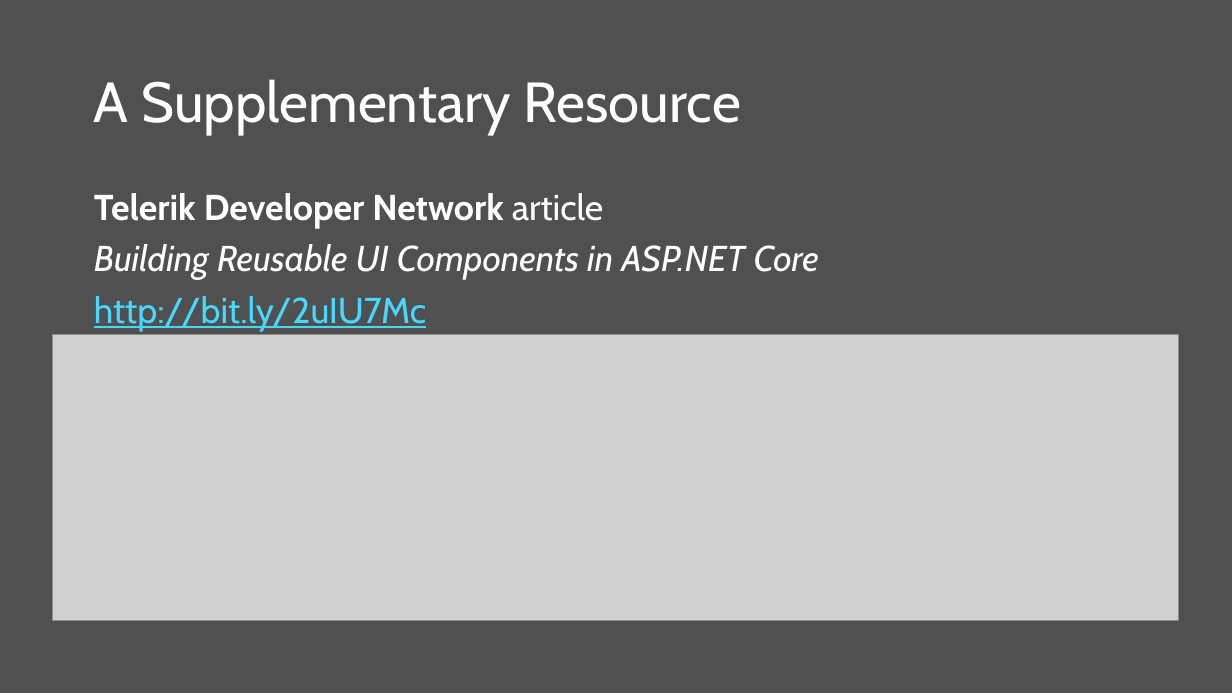
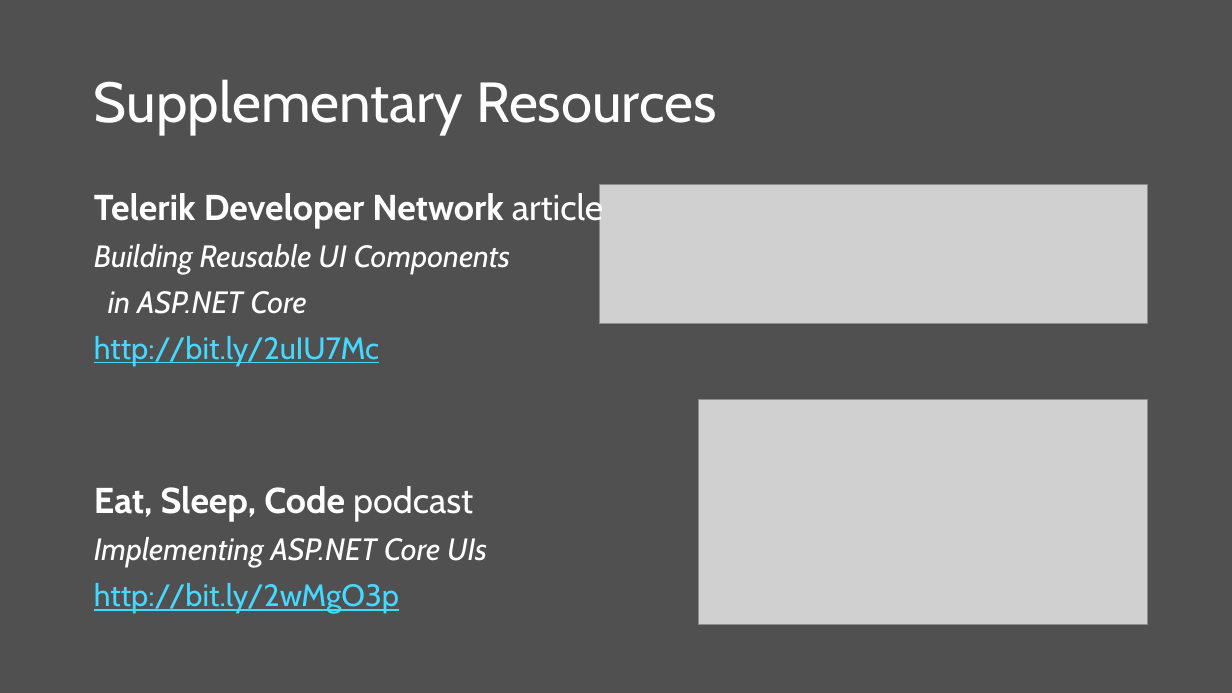
Before and after one commit to scottaddie/slide-decks, a slide deck: slide 19 of Building Reusable UI Components in ASP.NET Core MVC.pptx. Drawn at 1232x693 pixels with LibreOffice and Linux fonts; fonts in the diff are those of the drawing; grey boxes stand for pictures. Boxes give left, top, right and bottom in pixels: in the first picture for what was removed or moved away, otherwise in the second. Text is boxed around its words. In the diff, an @@ line names an element or a change of style, - is before the commit and + after.

Commit message:
Update resources and links

```diff
--- a/Building Reusable UI Components in ASP.NET Core MVC.pptx
+++ b/Building Reusable UI Components in ASP.NET Core MVC.pptx
@@ title at bbox=[94, 79, 717, 135]: text changed @@
-A Supplementary Resource
+Supplementary Resources
@@ picture: place and size @@
-picture at bbox=[53, 335, 1179, 620]
+picture at bbox=[599, 185, 1147, 324]
@@ text at bbox=[94, 244, 510, 314]: text changed; size 28 to 24 pt @@
-Building Reusable UI Components in ASP.NET Core
+Building Reusable UI Components
+in ASP.NET Core
@@ text at bbox=[94, 336, 379, 366]: size 28 to 24 pt in "http://bit.ly/2uIU7Mc" @@
@@ picture added at bbox=[699, 399, 1148, 624] @@
@@ text at bbox=[94, 486, 487, 613]: paragraphs added @@
+Eat, Sleep, Code podcast
+Implementing ASP.NET Core UIs
+http://bit.ly/2wMgO3p
```
Also in this commit, not shown: 1 other slide changed.
